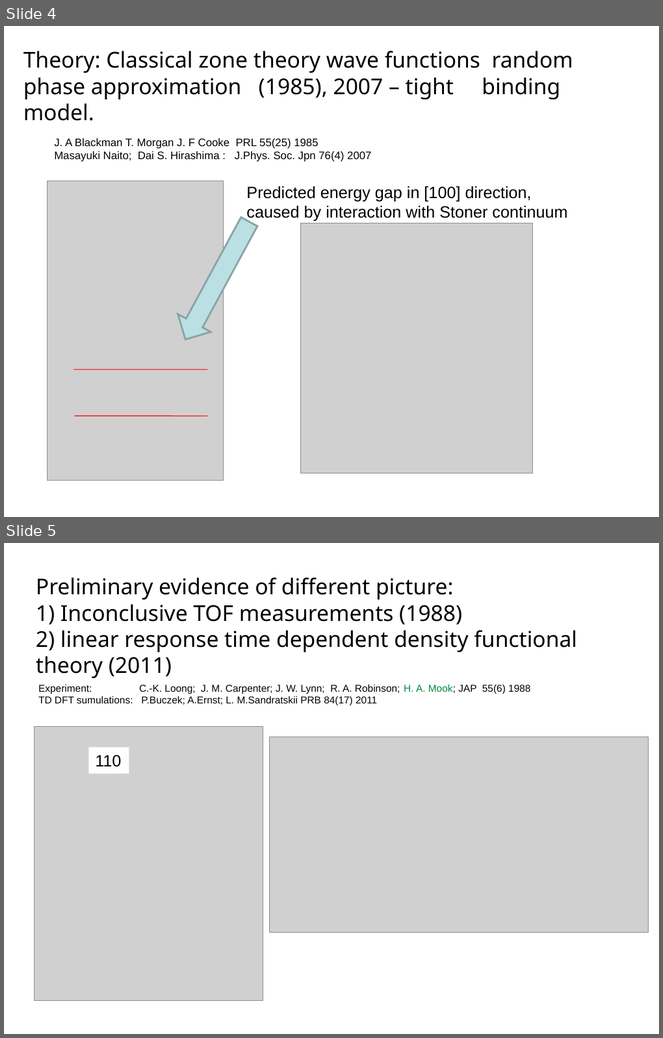
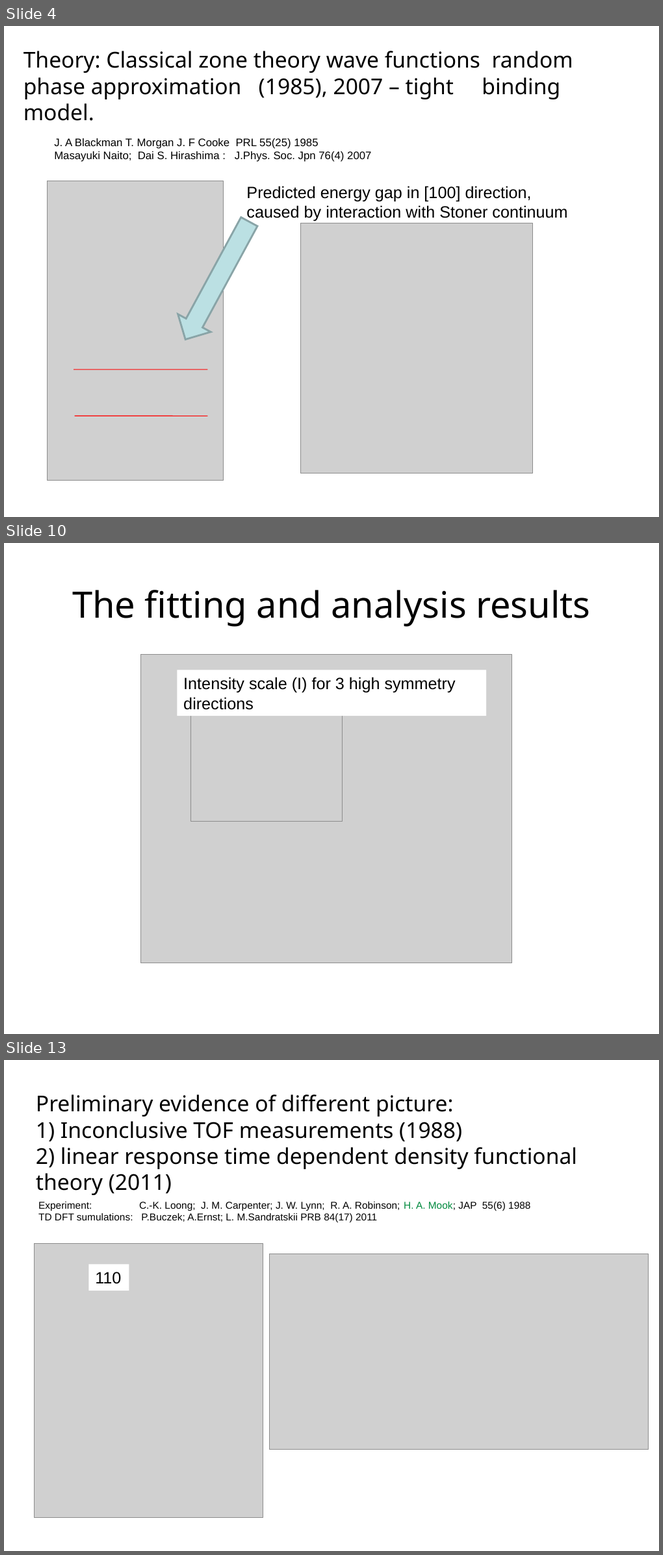
Before and after one commit to abuts/Fe, a slide deck: June2017/Icns2017/ICNS2017.ppt. Shown one above the other, each under a label of ours: slides 4 and 5 before the commit, slides 4, 10 and 13 after it; the slides between them are not shown. The pictures are 663x1038 and 663x1555 pixels, drawn with LibreOffice and Linux fonts; fonts in the diff are those of the drawing; grey boxes stand for pictures; background and template pictures are left out. Boxes give left, top, right and bottom in pixels: in the first picture for what was removed or moved away, otherwise in the second. Text is boxed around its words. In the diff, an @@ line names an element or a change of style, - is before the commit and + after.

```diff
--- a/June2017/Icns2017/ICNS2017.ppt
+++ b/June2017/Icns2017/ICNS2017.ppt
@@ slide 10 added at bbox=[4, 543, 659, 1034], background #FFFFFF @@
@@ title added at bbox=[72, 590, 590, 627], 40 pt, text #000000 @@
+The fitting and analysis results
@@ picture added at bbox=[141, 654, 512, 963] @@
@@ rectangle added at bbox=[177, 670, 486, 716], fill #FFFFFF, 18 pt, text #000000 @@
+Intensity scale (I) for 3 high symmetry directions
@@ picture added at bbox=[191, 715, 342, 821] @@
@@ what was slide 5 is now slide 13 @@
```
Also in this commit, not shown: 5 slides changed, 4 other slides added, 2 slides removed, 2 other files.
